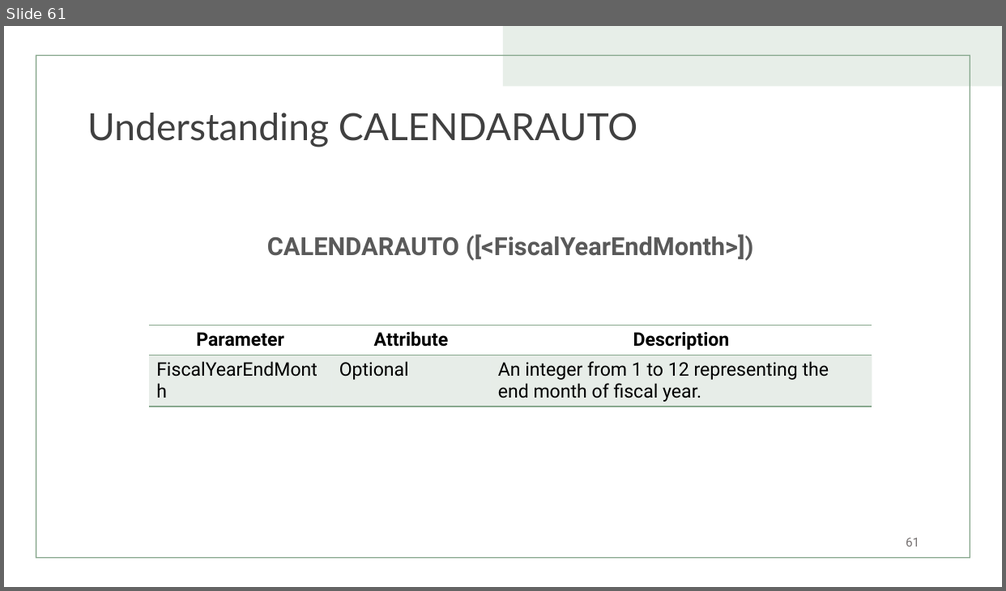
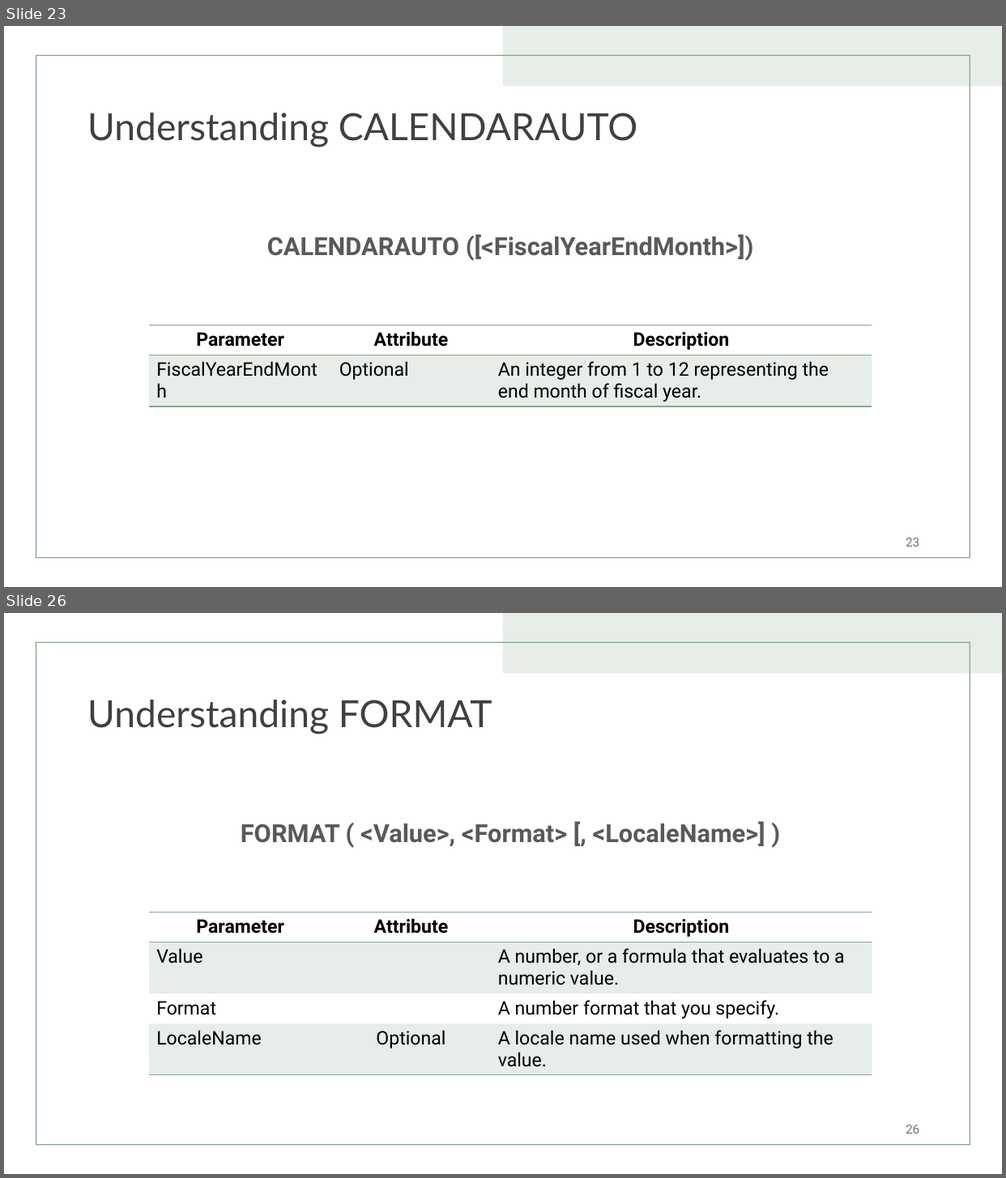
Before and after one commit to TizCloud/DAX-in-A-Day, a slide deck: Data Analysis Expression (DAX) for Power BI - Update.pptx. Shown one above the other, each under a label of ours: slide 61 before the commit, slides 23 and 26 after it; the slides between them are not shown. The pictures are 1006x591 and 1006x1178 pixels, drawn with LibreOffice and Linux fonts; fonts in the diff are those of the drawing. Boxes give left, top, right and bottom in pixels: in the first picture for what was removed or moved away, otherwise in the second. Text is boxed around its words. In the diff, an @@ line names an element or a change of style, - is before the commit and + after.

```diff
--- a/Data Analysis Expression (DAX) for Power BI - Update.pptx
+++ b/Data Analysis Expression (DAX) for Power BI - Update.pptx
@@ slide 26 added at bbox=[4, 613, 1002, 1174], background #FFFFFF; not listed: 2 template elements that a slide beside it also shows @@
@@ title added at bbox=[87, 700, 492, 735], 36 pt, text #404040 @@
+Understanding FORMAT
@@ text added at bbox=[241, 821, 765, 847], 24 pt, text #595959, bold @@
+FORMAT ( <Value>, <Format> [, <LocaleName>] )
@@ table added at bbox=[149, 912, 872, 1071], 4 rows, 3 columns @@
+Parameter | Attribute | Description
+Value |  | A number, or a formula that evaluates to a numeric value.
+Format |  | A number format that you specify.
+LocaleName | Optional | A locale name used when formatting the value.
@@ page number added at bbox=[906, 1125, 919, 1134], 12 pt, text #767171 @@
+26
@@ what was slide 61 is now slide 23 @@
@@ page number at bbox=[906, 538, 919, 547]: text changed @@
-61
+23
```
Also in this commit, not shown: 6 slides changed, 4 other slides added, 29 slides removed.
